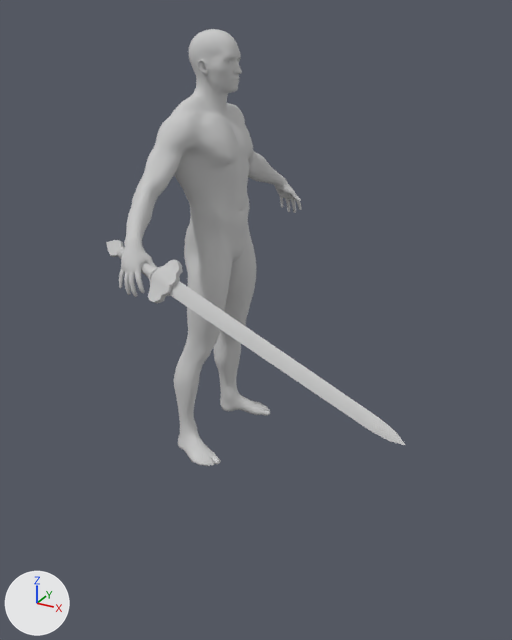
An edit to the FBX model Character/Animation/ZWM/Attack/Weapon_1/Weapon_1_Attack_0/RootAnim_Weapon_1_Attack_0.FBX, drawn before and after from the same camera.
Before and after are seen from a 50 mm camera at (1.54, -2.49, 1.88) aimed at (0.31, -0.26, 0.76). Arrows for +X, +Y and +Z are at lower left; the lights stay in place. Where no turn or scale is listed for an object, it has been applied to the vertices.

In view in the first picture: 'Male_Body', 'Male_Foot', 'Male_Hand', 'Male_Head', 'Male_Leg', 'Mesh_Weapon_1_2'.
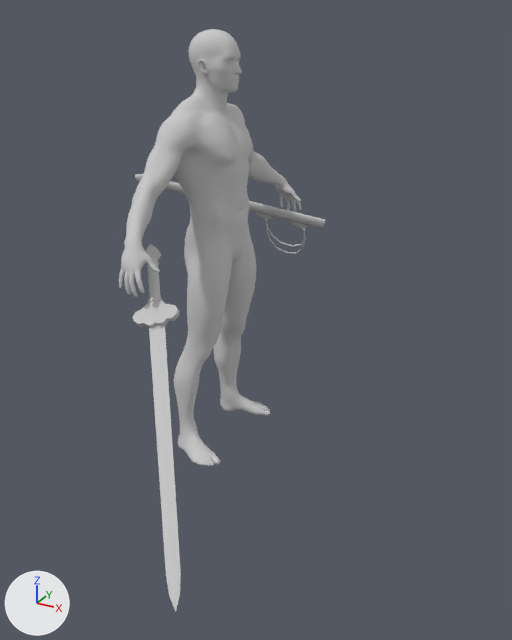
Commit message: weapon1普攻四连击拆分

ob_point_take_r is not drawn itself; it is the parent of ob_mesh_weapon_1_2.

The change, as JSON lines over the scene's bpy script:
```json
{"op": "add", "block": "me_mesh_007_1", "code": ["me_mesh_007_1 = bpy.data.meshes.new('Mesh.007')", "me_mesh_007_1.from_pydata(...)  # 257 vertices, 484 faces; spans x -0.936..-0.011, y -0.293..0.119, z -0.206..0.21", "me_mesh_007_1.materials.append(mat_jianmaterial__30)  # light grey #cacaca"]}
{"op": "set", "path": "ob_point_take_r.location", "old": "(0.0125, -0.588, 1.044)", "new": "(0.0351, -0.533, 0.951)"}
{"op": "set", "path": "ob_point_take_r.rotation_euler", "old": "(-0.61, 0.294, -0.152)", "new": "(1.851, 0.708, -0.914)", "note": "degrees (-35, 17, -8.7) -> degrees (106, 41, -52)"}
{"op": "set", "path": "ob_mesh_weapon_1_2.location", "old": "(13.77, 0.0, -0.0000153)", "new": "(12.95, 0.0, 0.0)"}
{"op": "add", "block": "ob_mesh_sheath_1_2", "code": ["ob_mesh_sheath_1_2 = bpy.data.objects.new('Mesh_Sheath_1_2', me_mesh_007_1)", "ob_mesh_sheath_1_2.location = (0.244, 0.591, 0.919)"]}
```

Changed parts and their boxes (x1, y1, x2, y2) in the pictures (512 x 640 px):
```json
{"object": "Mesh_Weapon_1_2", "change": "moved, turned", "before": [106, 240, 405, 445], "after": [132, 244, 181, 611]}
{"object": "Mesh_Sheath_1_2", "change": "added", "after": [135, 174, 325, 254]}
```
